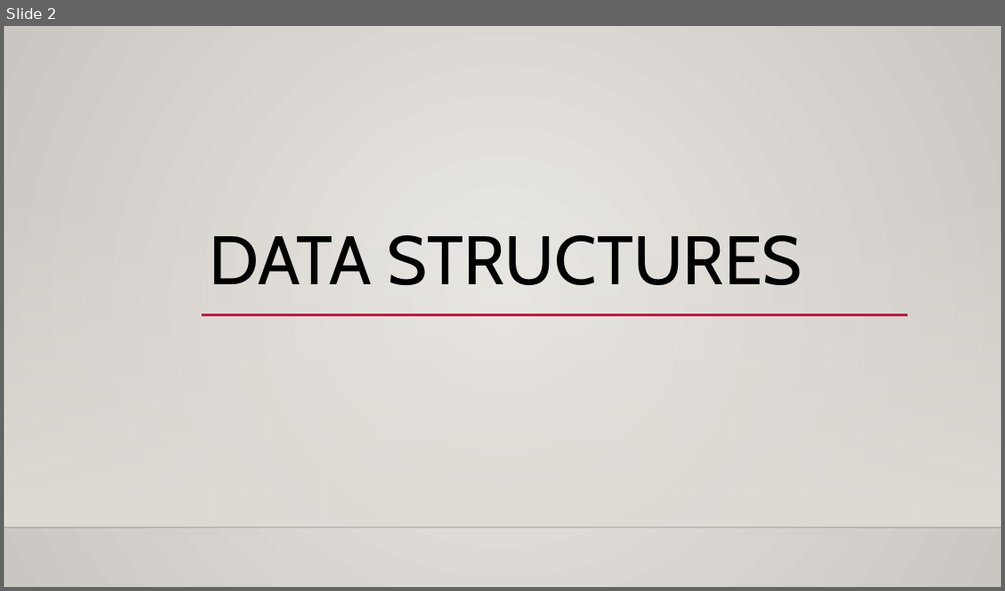
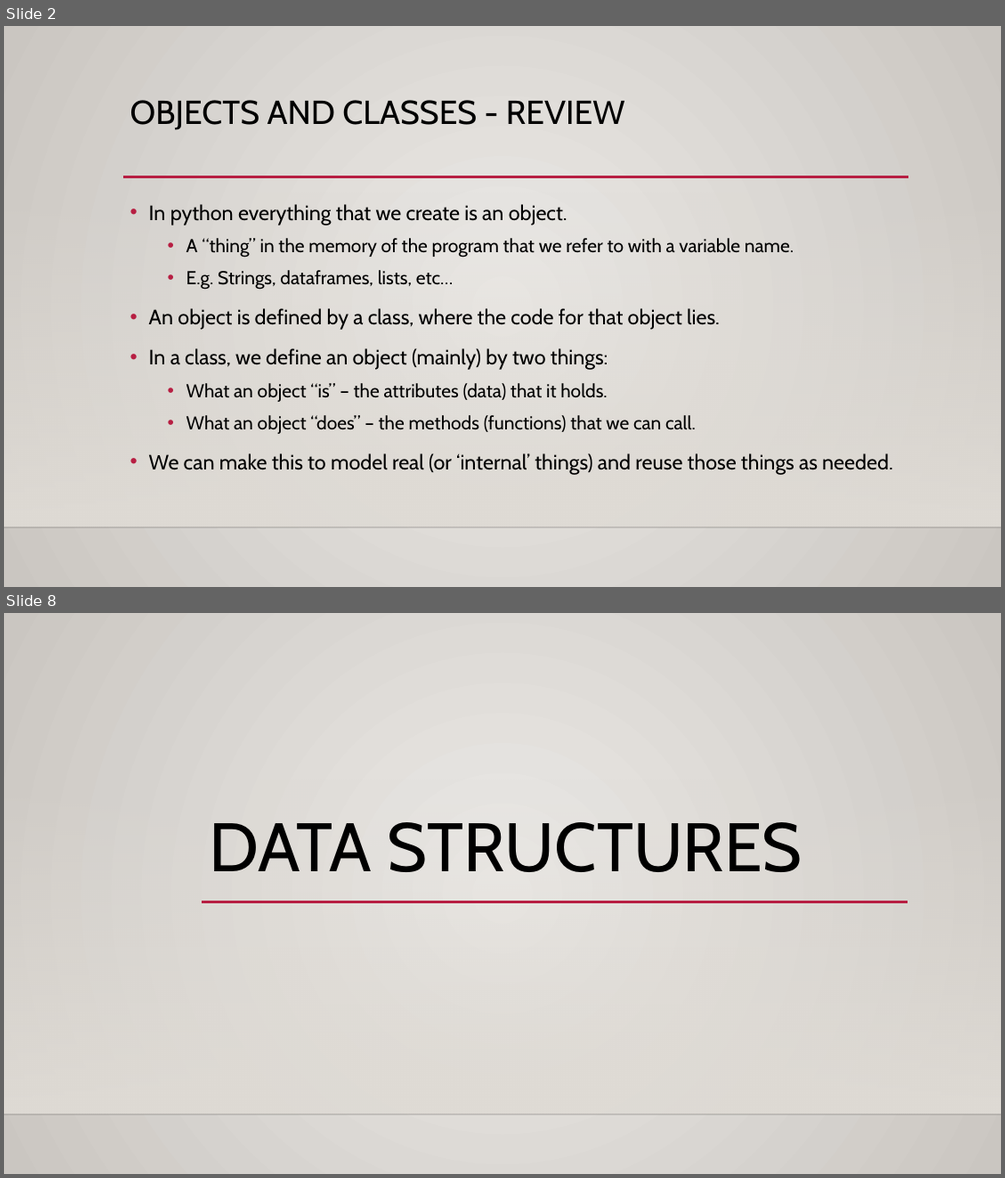
Before and after one commit to AkeemSemperDataScience/Programming_Basics_for_Machine_Learning_Students, a slide deck: reference_material/slides/007_other_data_structures.pptx. Shown one above the other, each under a label of ours: slide 2 before the commit, slides 2 and 8 after it; the slides between them are not shown. The pictures are 1005x591 and 1005x1178 pixels, drawn with LibreOffice and Linux fonts; fonts in the diff are those of the drawing; background and template pictures are left out. Boxes give left, top, right and bottom in pixels: in the first picture for what was removed or moved away, otherwise in the second. Text is boxed around its words. In the diff, an @@ line names an element or a change of style, - is before the commit and + after.

```diff
--- a/reference_material/slides/007_other_data_structures.pptx
+++ b/reference_material/slides/007_other_data_structures.pptx
@@ slide 2 added at [4,26,1001,587], background gradient #ECEAE7 to #CAC7C1; not listed: 2 template elements that a slide beside it also shows @@
@@ title added at [130,100,625,130], 32 pt, text #000000 @@
+OBJECTS AND CLASSES - REVIEW
@@ line added from (123, 177) to (909, 177), #B71E42 2.5 pt @@
@@ text added at [149,204,893,475], 20 pt, text #000000 @@
+• In python everything that we create is an object.
+  • A “thing” in the memory of the program that we refer to with a variable name.
+  • E.g. Strings, dataframes, lists, etc…
+• An object is defined by a class, where the code for that object lies.
+• In a class, we define an object (mainly) by two things:
+  • What an object “is” – the attributes (data) that it holds.
+  • What an object “does” – the methods (functions) that we can call.
+• We can make this to model real (or ‘internal’ things) and reuse those things as needed.
@@ what was slide 2 is now slide 8 @@
```
Also in this commit, not shown: 8 slides changed, 12 other slides added, 1 slide removed, 5 other files.
